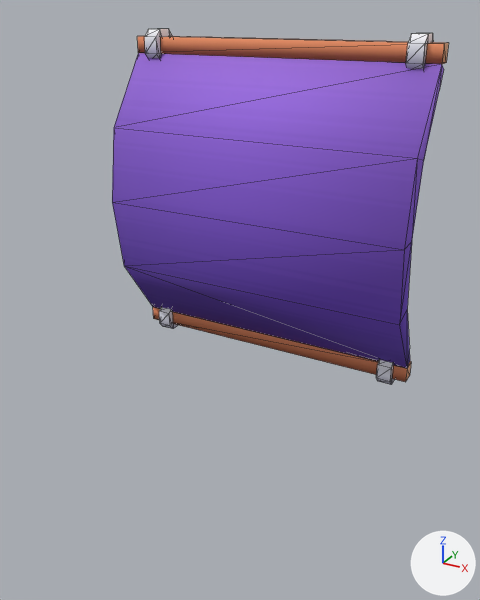
What one commit did to the glTF model boat-battle/assets/models/skins/sail/sail_purple.glb.
Before and after are seen from a 50 mm lens placed at (4.11, -7.97, 8.14), pointed at (0.7, -1.77, 5.04). Lighting does not change. The marker at lower right points along +X, +Y and +Z. Mesh edges are drawn as thin lines. Vertices at the same position are counted once.

Names of what the first picture shows: 'sail-a_purple'.
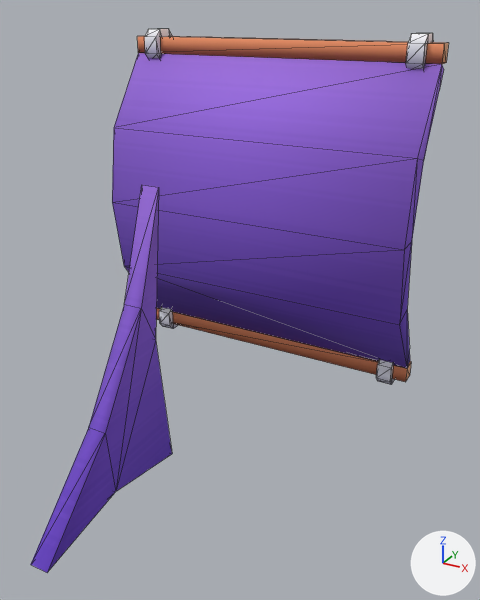
Where the change shows, as pixel boxes [x1, y1, x2, y2] in the pictures (480 x 600 px):
```json
{"object": "sail-a_purple", "change": "reshaped", "before": [112, 29, 449, 385], "after": [31, 29, 449, 573], "on screen": "24% wider, 53% taller"}
{"part": 1, "of": "me_sail_a_010", "change": "added", "after": [31, 185, 172, 573], "on screen": "purple"}
```

Scene script edits in JSON lines:
```json
{"block": "me_sail_a_010", "where": "# used by ob_sail_a_purple; location = (0.0, 0.63, 3.14)"}
{"op": "remove", "block": "me_sail_a_010", "code": "me_sail_a_010.from_pydata(...)  # 104 vertices, 180 faces; spans x -2.2..2.2, y -1.08..0.1, z 0.0..4.72"}
{"op": "add", "block": "me_sail_a_010", "code": "me_sail_a_010.from_pydata(...)  # 118 vertices, 204 faces; spans x -2.2..2.2, y -5.23..0.1, z -0.04..4.72"}
{"block": "me_sail_a_010", "change": "me_sail_a_010 part 1: a new loose piece of 14 vertices spanning x -0.11..0.11, y -5.23..-3.07, z -0.04..3.3, in mat_colormap (picture img_colormap)"}
```
